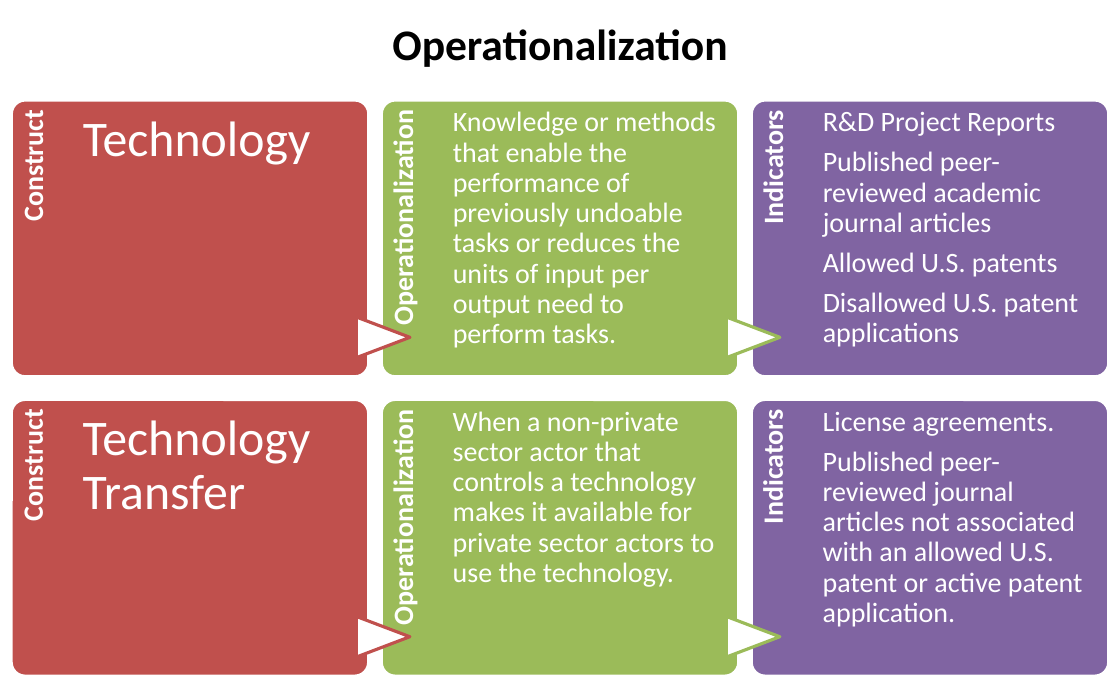
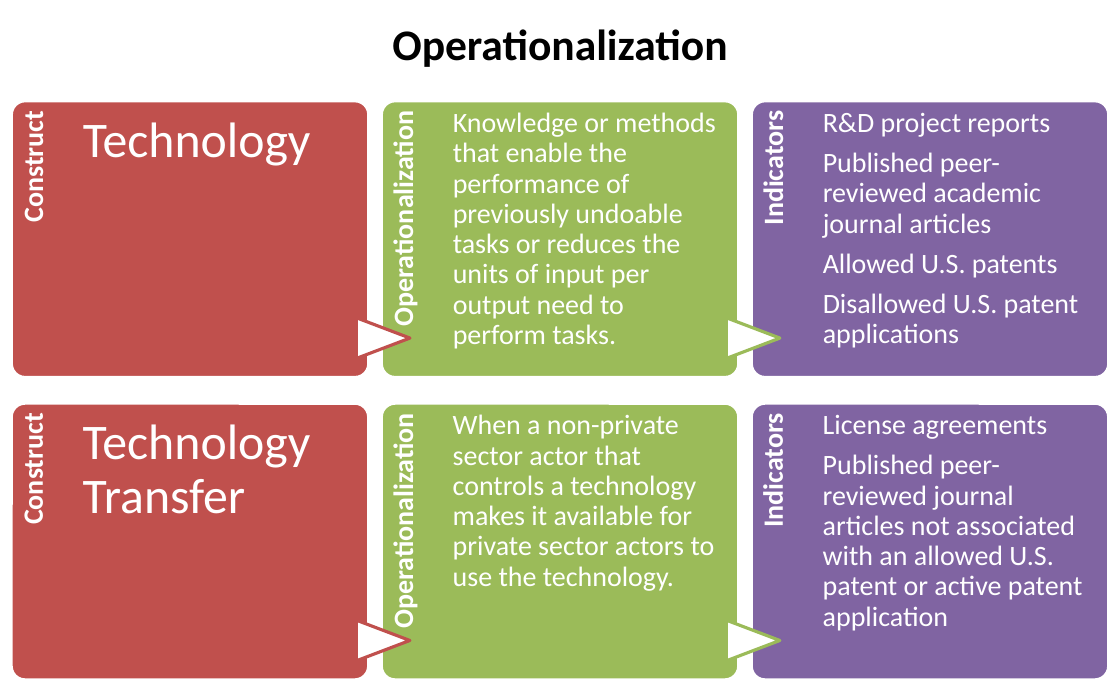
Before and after one commit to SLU-Courses-Townes/SOC5600, a slide deck: slide 17 of FinalProject/Presentation/Townes_SOC5600_FinalProject_Presentation.pptx. Drawn at 1120x700 pixels with LibreOffice and Linux fonts; fonts in the diff are those of the drawing. Boxes give left, top, right and bottom in pixels: in the first picture for what was removed or moved away, otherwise in the second. Text is boxed around its words. In the diff, an @@ line names an element or a change of style, - is before the commit and + after.

Commit message:
Draft of FinalProject presentation

```diff
--- a/FinalProject/Presentation/Townes_SOC5600_FinalProject_Presentation.pptx
+++ b/FinalProject/Presentation/Townes_SOC5600_FinalProject_Presentation.pptx
@@ text at (823, 113, 1050, 137): text changed @@
-R&D Project Reports
+R&D project reports
@@ text at (823, 415, 1083, 631): text changed @@
-License agreements.
-Published peer-reviewed journal articles not associated with an allowed U.S. patent or active patent application.
+License agreements
+Published peer-reviewed journal articles not associated with an allowed U.S. patent or active patent application
@@ 5 texts, 3 rounded rectangles, 2 flow chart extracts: place and size @@
-5 texts, 3 rounded rectangles, 2 flow chart extracts at (11, 400, 1109, 676)
+5 texts, 3 rounded rectangles, 2 flow chart extracts at (11, 403, 1109, 680)
```
Also in this commit, not shown: 6 other slides changed.
